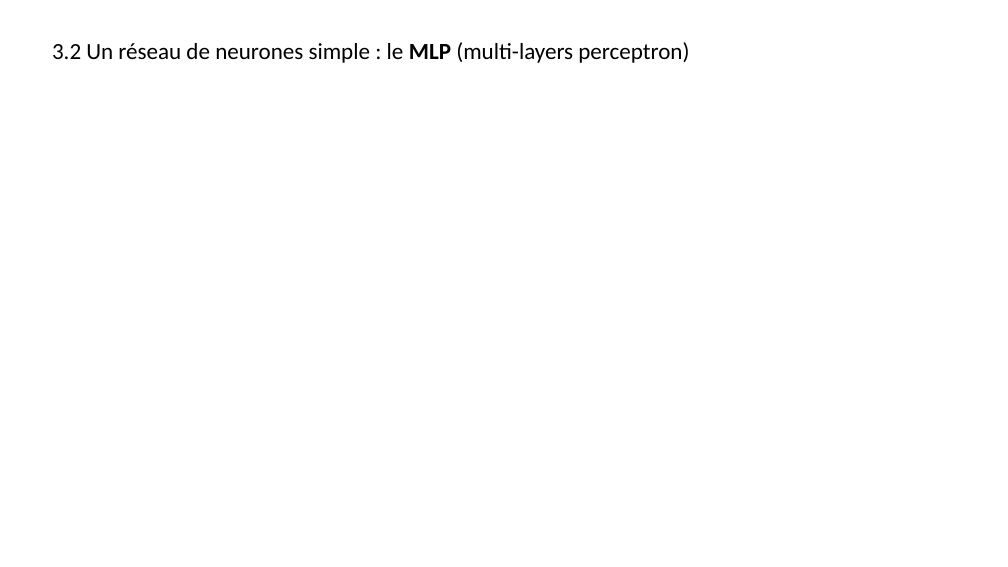
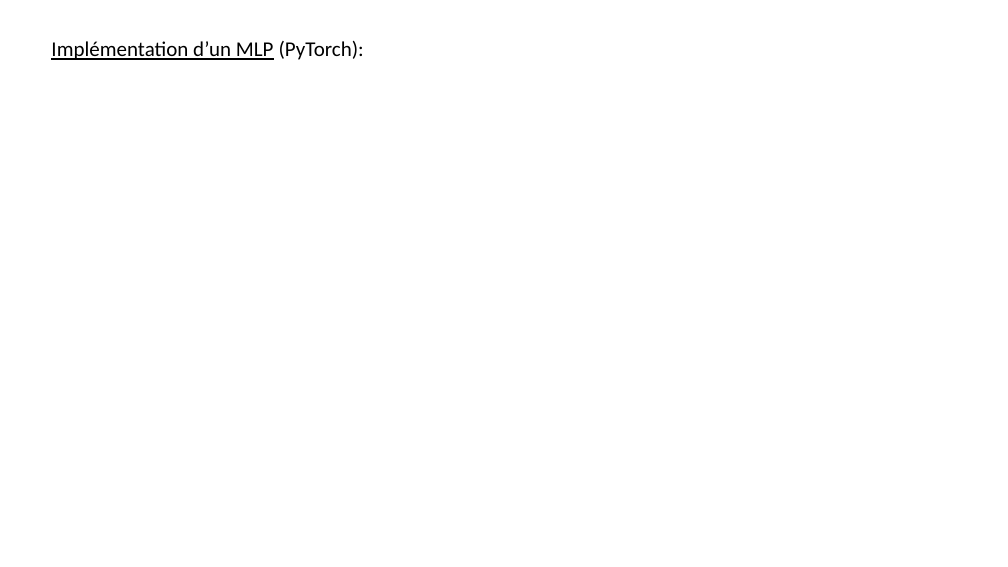
Before and after one commit to jolindien-git/jolindien-git.github.io, a slide deck: slide 21 of Intelligence Artificielle et Analyse de donnees.pptx (slide 19 before the commit). Drawn at 1008x567 pixels with LibreOffice and Linux fonts; fonts in the diff are those of the drawing. Boxes give left, top, right and bottom in pixels: in the first picture for what was removed or moved away, otherwise in the second. Text is boxed around its words. In the diff, an @@ line names an element or a change of style, - is before the commit and + after.

```diff
--- a/Intelligence Artificielle et Analyse de donnees.pptx
+++ b/Intelligence Artificielle et Analyse de donnees.pptx
@@ text at (51, 41, 364, 60): text changed; size 22 to 20 pt @@
-3.2 Un réseau de neurones simple : le MLP (multi-layers perceptron)
+Implémentation d’un MLP (PyTorch):
```
Also in this commit, not shown: 2 other slides changed, 3 slides added, 3 other files.
